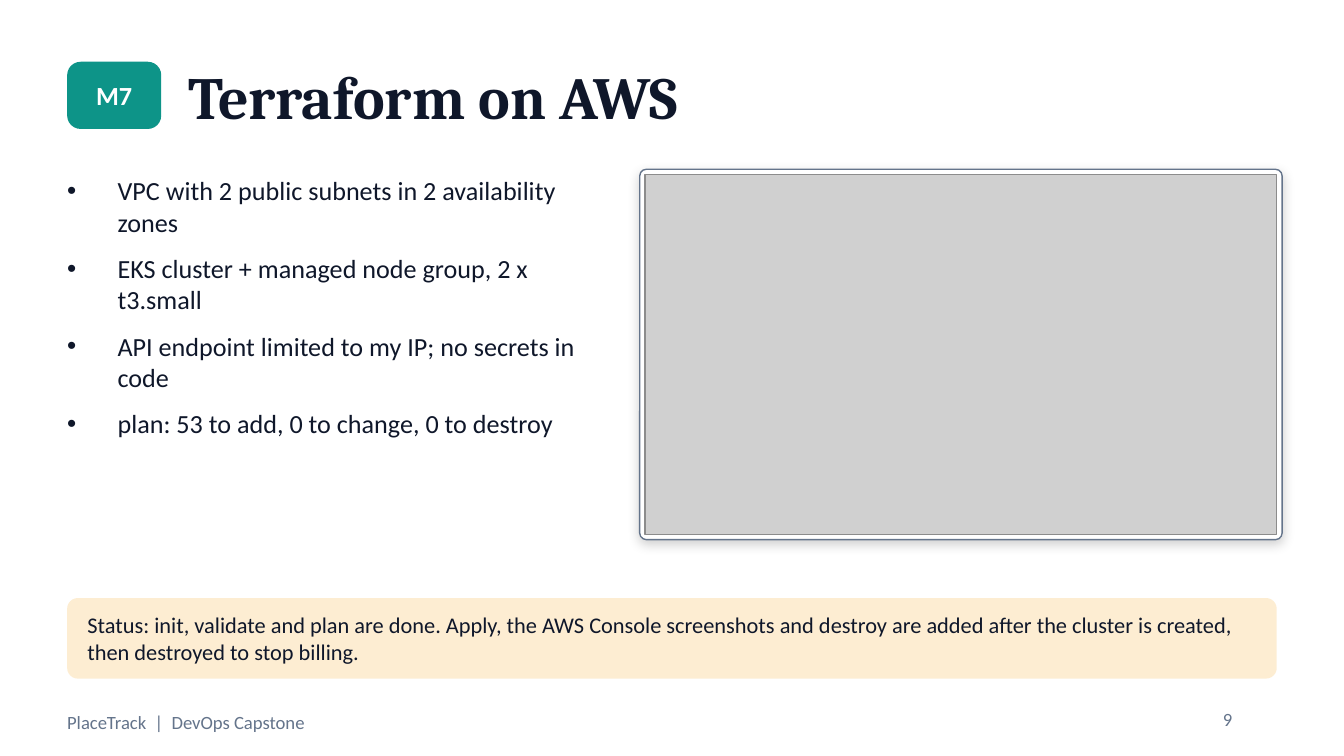
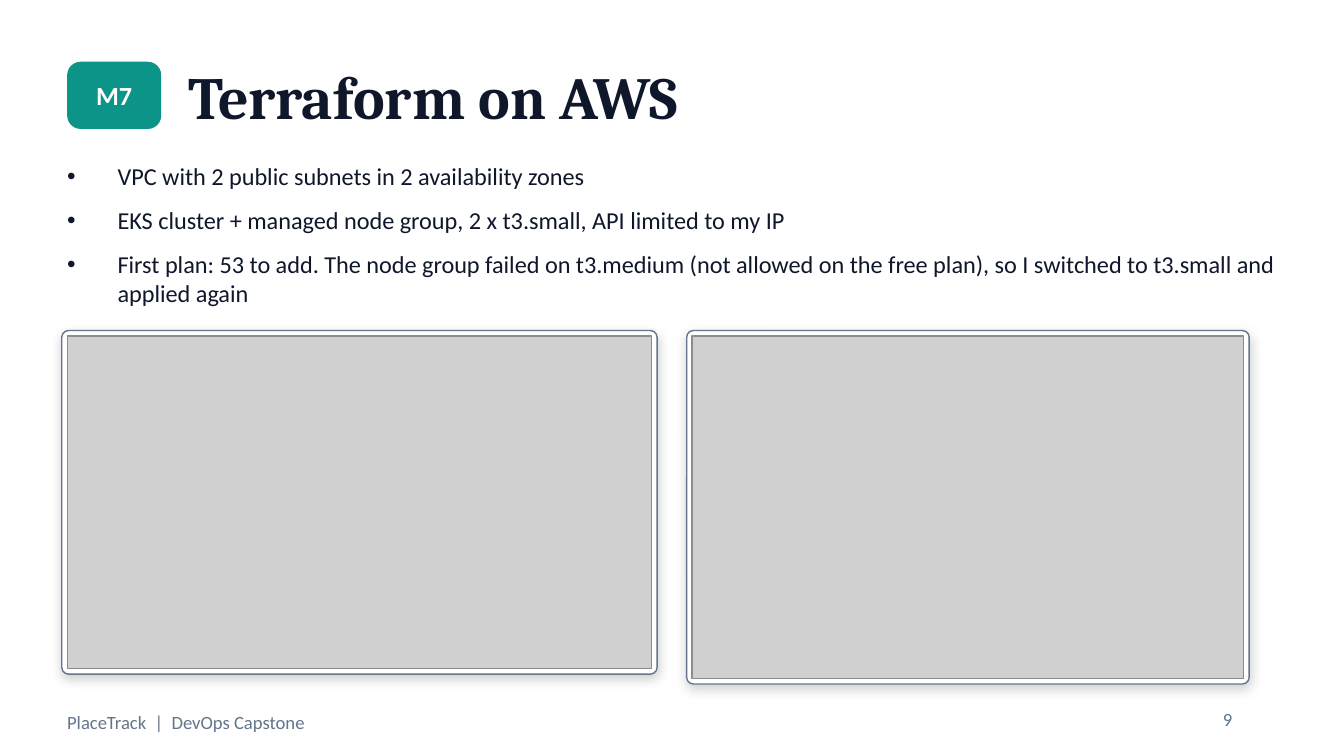
Before and after one commit to Raghavendra1729-cell/placetrack-devops-capstone, a slide deck: slide 9 of docs/PlaceTrack-Capstone.pptx. Drawn at 1344x756 pixels with LibreOffice and Linux fonts; fonts in the diff are those of the drawing; grey boxes stand for pictures. Boxes give left, top, right and bottom in pixels: in the first picture for what was removed or moved away, otherwise in the second. Text is boxed around its words. In the diff, an @@ line names an element or a change of style, - is before the commit and + after.

Commit message:
Add the terraform destroy result and update the deck with the AWS evidence

```diff
--- a/docs/PlaceTrack-Capstone.pptx
+++ b/docs/PlaceTrack-Capstone.pptx
@@ text "VPC with 2 public subnets ...": place and size @@
-text "VPC with 2 public subnets ..." at <box>118,182,575,438</box>
+text "VPC with 2 public subnets ..." at <box>118,168,1274,306</box>
@@ text at <box>118,168,584,189</box>: size 14 to 13 pt in "VPC with 2 public subnets in 2 ..." @@
@@ text at <box>118,212,1274,306</box>: text changed; size 14 to 13 pt @@
-• EKS cluster + managed node group, 2 x t3.small
-• API endpoint limited to my IP; no secrets in code
-• plan: 53 to add, 0 to change, 0 to destroy
+• EKS cluster + managed node group, 2 x t3.small, API limited to my IP
+• First plan: 53 to add. The node group failed on t3.medium (not allowed on the free plan), so I switched to t3.small and applied again
@@ rounded rectangle: place and size @@
-rounded rectangle at <box>640,169,1282,540</box>
+rounded rectangle at <box>62,331,657,675</box>
@@ rounded rectangle at <box>62,331,657,675</box>: proportions changed @@
@@ picture: place and size @@
-picture at <box>645,175,1277,535</box>
+picture at <box>67,336,652,669</box>
@@ rounded rectangle: place and size @@
-rounded rectangle at <box>67,598,1277,679</box>
+rounded rectangle at <box>687,331,1249,684</box>
@@ rounded rectangle at <box>687,331,1249,684</box>: fill #F59E0B at 18% opacity to #FFFFFF; outline none to #64748B 0.75 pt; shadow on; proportions changed @@
@@ picture added at <box>692,336,1243,679</box> @@
@@ text removed at <box>87,617,1231,664</box> @@
-Status: init, validate and plan are done. Apply, the AWS Console screenshots and destroy are added after the cluster is created, then destroyed to stop billing.
```
Also in this commit, not shown: 1 other slide changed, 1 slide added, 2 other files.
